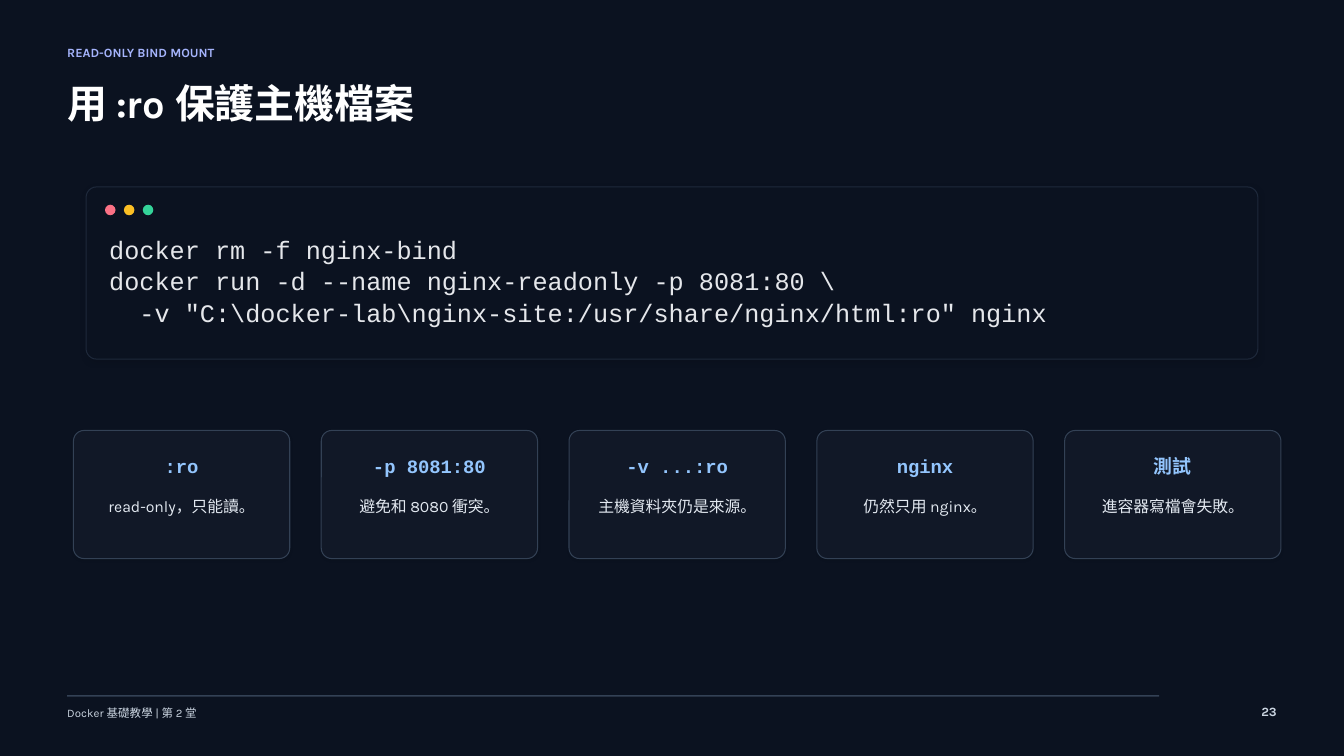
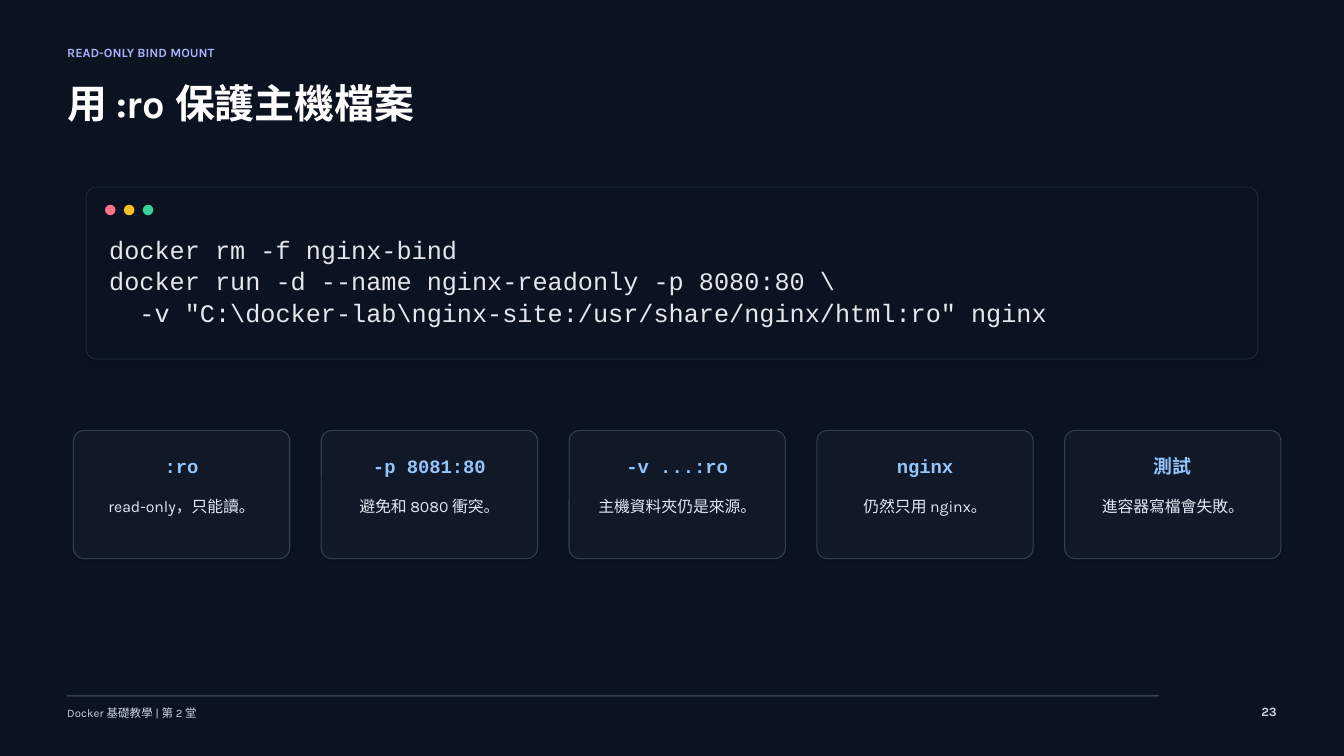
Before and after one commit to lalalalaluk/docker-practice, a slide deck: slide 16 of slides/docker-session2-flask-volume.pptx (slide 26 before the commit). Drawn at 1344x756 pixels with LibreOffice and Linux fonts; fonts in the diff are those of the drawing. Boxes give left, top, right and bottom in pixels: in the first picture for what was removed or moved away, otherwise in the second. Text is boxed around its words. In the diff, an @@ line names an element or a change of style, - is before the commit and + after.

Commit message:
Update Docker session slides

```diff
--- a/slides/docker-session2-flask-volume.pptx
+++ b/slides/docker-session2-flask-volume.pptx
@@ text at box(109, 272, 805, 296): text changed @@
-docker run -d --name nginx-readonly -p 8081:80 \
+docker run -d --name nginx-readonly -p 8080:80 \
```
Also in this commit, not shown: 15 other slides changed, 14 slides removed, 2 other files.
